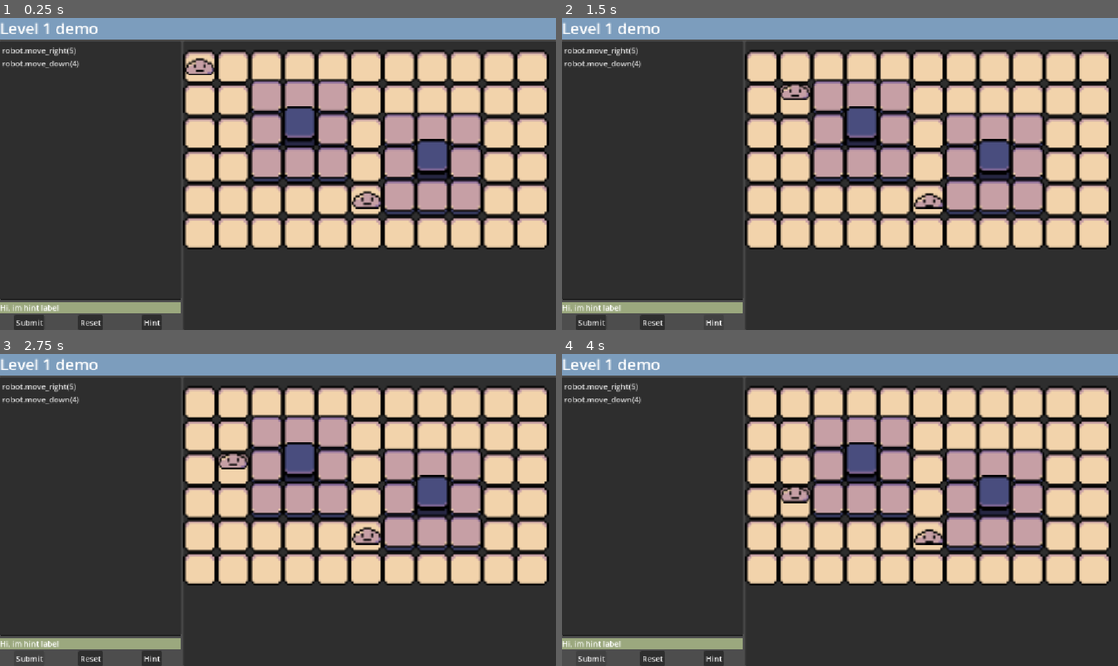
Above: before the commit, frames 1-4 (two rows, left to right).
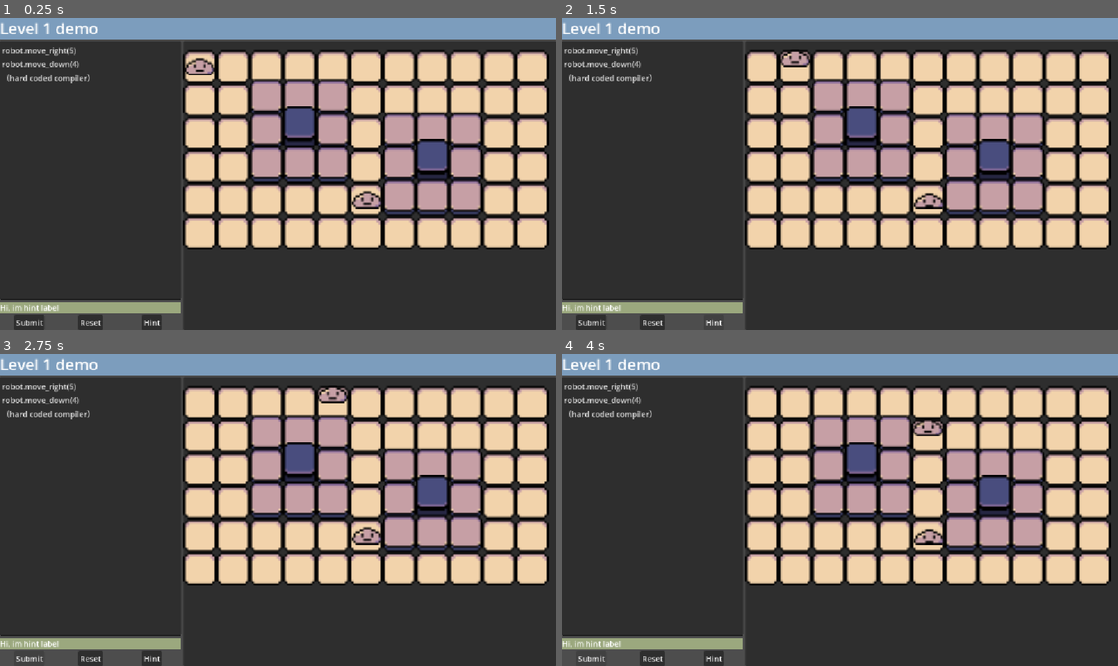
Above: after the commit, the same moments.

Repository: kingsley852412/FYP-YIKE-3-
Game: Godot game, scene res://level.tscn
The game is run twice, just before and just after one commit, with the same random seed, the same clock (stepped at 60 frames per second) and the same inputs. The project has no main scene, so this scene is started directly.
Inputs:
- Up to frame 1 (0.25 s): no input
- Up to frame 2 (1.5 s): click "Submit" at 0.5 s; click "Hint" at 1.25 s
- Up to frame 3 (2.75 s): click "Submit" at 2 s
- Up to frame 4 (4 s): click "Hint" at 2.75 s; click "Submit" at 3.5 s

The runs differ from the first frame. In frame 1, 0.3% of the frame differs, in the area x 0-17%, y 13-21%; in frame 2, 0.7%; in frame 3, 0.7%; in frame 4, 0.8%, in the area x 0-69%, y 13-48%.

Commit message:
added simple character animation

Diff:
--- a/compiler.gd
+++ b/compiler.gd
@@ -13,11 +13,13 @@
 	RESCUE,
 }
 
+# plz ensure ErrorCode doesnt have actual value same as any of the Action, otherwise it would crash
 enum ErrorCode{
-	OK,              # 无错误
+	OK = 1000,              # 无错误
 	EMPTY_CODE,          # 输入为空
 	SYNTAX_ERROR,        # 语法错误
 	UNKNOWN_ACTION,      # 未知指令
+	TIMEOUT_ERROR,		#時間過長，防止無限循環
 }
 
 # Called when the node enters the scene tree for the first time.
@@ -30,12 +32,12 @@
 
 
 func process_code(input_code: String) -> Array:
-	if len(input_code) == 0:
+	if input_code.length() == 0:
 		return [
 			[ErrorCode.EMPTY_CODE]
 		]
 
 	return [
-		[Action.MOVE_LEFT, 5],
+		[Action.MOVE_RIGHT, 5],
 		[Action.MOVE_DOWN, 4],
 	]
--- a/game_map_script/game_map_scene.gd
+++ b/game_map_script/game_map_scene.gd
@@ -9,6 +9,11 @@
 func _process(delta: float) -> void:
 	pass
 
-func execute_code(code_text: String) -> String:
-	print("execute_code not implemented yet")
-	return ""
+func level_reset() -> void:
+	assert(false, "Error, game_map_scene.gd level_reset(), not implemented by subclass yet")
+
+func execute_code(code_text: String) -> void:
+	assert(false, "Error, game_map_scene.gd execute_code(), not implemented by subclass yet")
+
+func refresh_hint() -> void:
+	assert(false, "Error, game_map_scene.gd label_node(), not implemented by subclass yet")
--- a/game_map_script/game_map_scene_level_1.gd
+++ b/game_map_script/game_map_scene_level_1.gd
@@ -1,7 +1,19 @@
 extends GameMapScene
 
-@onready var compiler: Compiler = Compiler.new()
+var compiler: Compiler = Compiler.new()
 @onready var mcbody:= $MCBody
+
+# "Level" node should pass the Hint Label to here, so that we can update HintLabel
+var HintLabel: Label
+
+# hints and hint index for looping the hints list to show to player
+var current_hint_index: int = 0
+var hints: Array[String] = [
+	"click execute button to run your code!",
+	"clicking hint button to get more hints!",
+	"when you are stuck, hit reset button to reset level progress!",
+	"you can use robot.up/down/left/right to move around!",
+]
 
 # Called when the node enters the scene tree for the first time.
 func _ready() -> void:
@@ -11,9 +23,46 @@
 func _process(delta: float) -> void:
 	pass
 
-func execute_code(code_text: String) -> String:
-	print(code_text)
+func level_reset() -> void:
+	pass
 
-	mcbody.tile_movement(Vector2.RIGHT)
-	mcbody.tile_movement(Vector2.DOWN)
-	return "OK"
+func execute_code(code_text: String) -> void:
+	# get list of instructions from compiler
+	var instructions: Array = compiler.process_code(code_text)
+
+	# HintLabel should be provided from Level node!
+	assert(HintLabel != null, "HintLabel Not Initialized/ missing")
+
+	# read instructions 1-by-1 to perform actions
+	for i in instructions:
+		match i[0]:
+			compiler.ErrorCode.EMPTY_CODE:
+				HintLabel.text = "empty Code!!!"
+
+			compiler.Action.MOVE_UP:
+				for j in range(i[1]):
+					await mcbody.tile_movement(Vector2.UP)
+
+			compiler.Action.MOVE_DOWN:
+				for j in range(i[1]):
+					await mcbody.tile_movement(Vector2.DOWN)
+
+			compiler.Action.MOVE_LEFT:
+				for j in range(i[1]):
+					await mcbody.tile_movement(Vector2.LEFT)
+
+			compiler.Action.MOVE_RIGHT:
+				for j in range(i[1]):
+					await mcbody.tile_movement(Vector2.RIGHT)
+
+			_:
+				assert(false, "unknown instruction")
+
+func refresh_hint() -> void:
+	assert(HintLabel != null, "HintLabel Not Initialized/ missing")
+
+	# show the next hint in the list to the player
+	current_hint_index += 1
+	current_hint_index %= len(hints)
+
+	HintLabel.text = hints[current_hint_index]
--- a/level.gd
+++ b/level.gd
@@ -11,6 +11,7 @@
 		func():
 			game_map_scene.execute_code(code_text_edit.text)
 	)
+	game_map_scene.HintLabel = $VBoxContainer/HBoxContainer/VBoxContainer/HintLabel
 
 
 # Called every frame. 'delta' is the elapsed time since the previous frame.
--- a/level.tscn
+++ b/level.tscn
@@ -47,7 +47,8 @@
 size_flags_horizontal = 3
 size_flags_vertical = 3
 text = "robot.move_right(5)
-robot.move_down(4)"
+robot.move_down(4)
+（hard coded compiler）"
 placeholder_text = "Type instruction to the Robot here......"
 context_menu_enabled = false
 emoji_menu_enabled = false
--- a/mc_body.gd
+++ b/mc_body.gd
@@ -3,9 +3,17 @@
 @onready var tiles: TileMapLayer = $"../RoadTileMapLayer"
 
 func tile_movement(direction:Vector2):
+	# this function moves the character across the grid board, according to the "direction" parameter,
+	# examples input for the direction: Vector2.UP, Vector2.Down, etc.
+
+	# calculates current and destination cell/grid
 	var current_cell=tiles.local_to_map(tiles.to_local(global_position))
 	var target_cell=current_cell+Vector2i(direction)
 
+	await get_tree().create_timer(0.5).timeout
+
+
+	# if target cell isnt placed as a ground level tile
 	if tiles.get_cell_source_id(target_cell)!=-1:
 		var traget_postion=tiles.to_global(tiles.map_to_local(target_cell))
 		global_position=traget_postion
Not shown, changed: README.md
